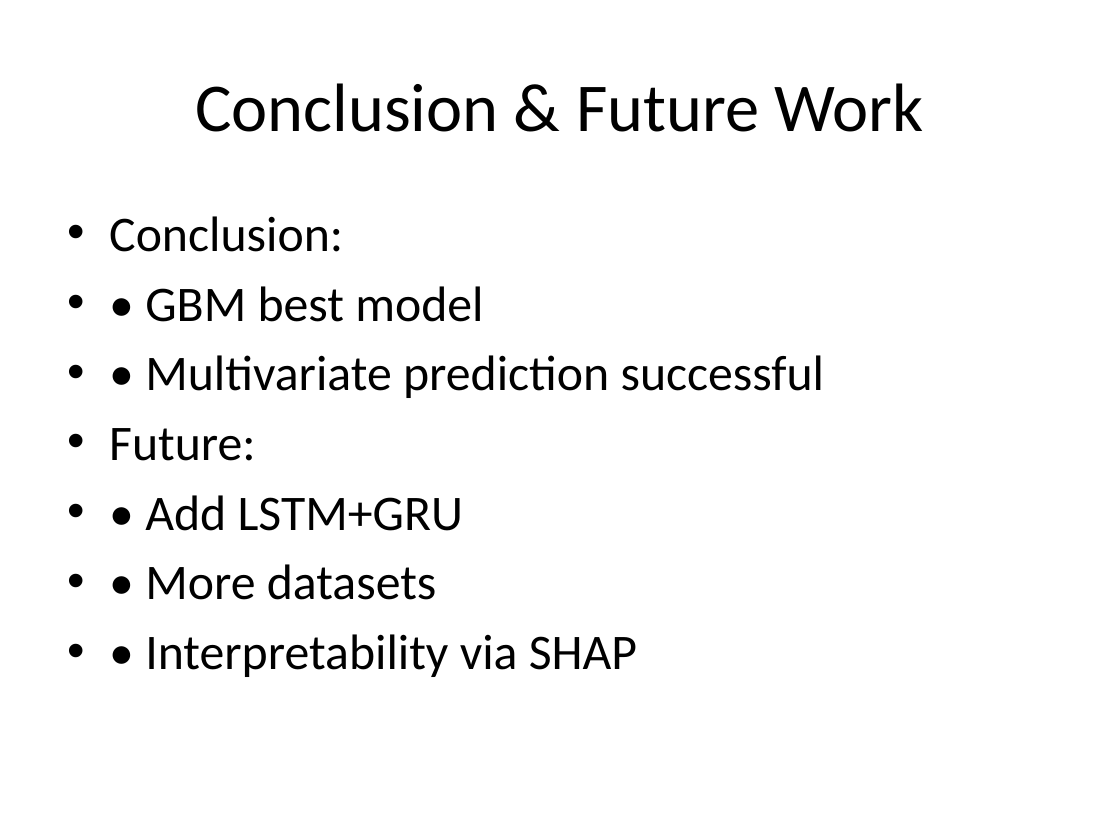
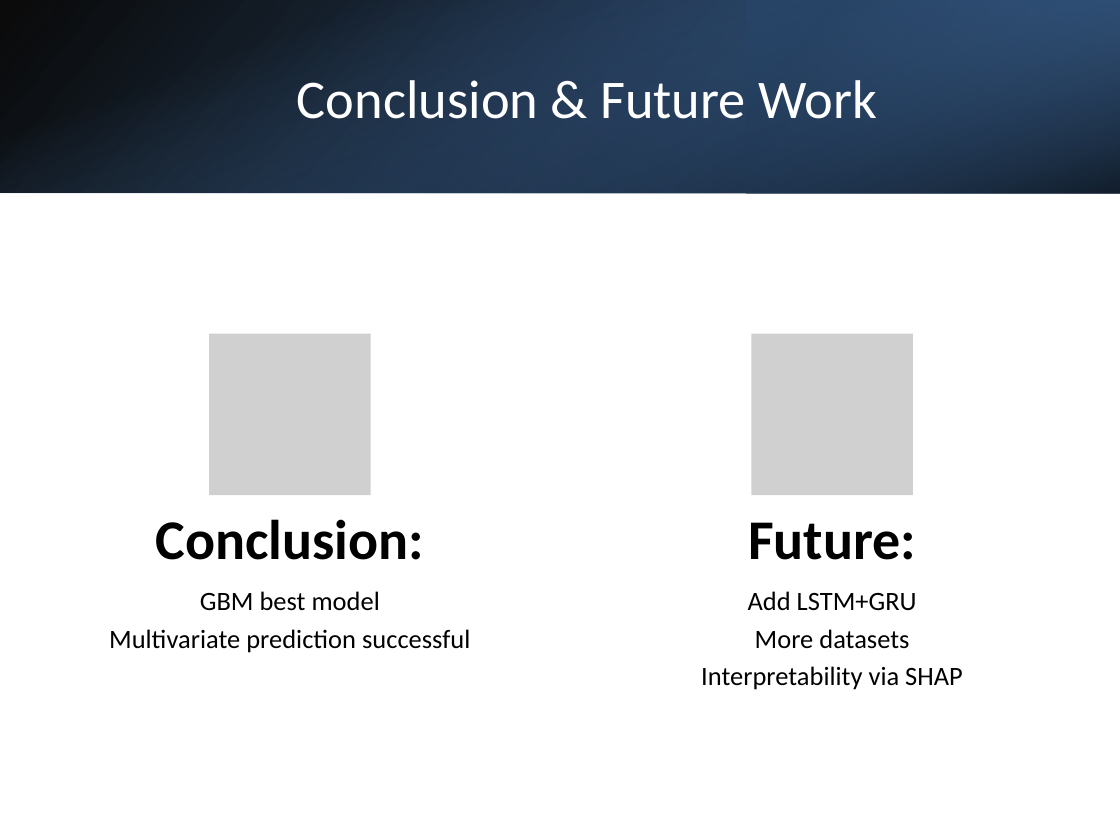
Before and after one commit to ansmalik67/multimodal-glucose-forecasting, a slide deck: slide 15 of Final_Glycaemic_Project_Presentation.pptx (slide 13 before the commit). Drawn at 1120x840 pixels with LibreOffice and Linux fonts; fonts in the diff are those of the drawing; grey boxes stand for pictures. Boxes give left, top, right and bottom in pixels: in the first picture for what was removed or moved away, otherwise in the second. Text is boxed around its words. In the diff, an @@ line names an element or a change of style, - is before the commit and + after.

```diff
--- a/Final_Glycaemic_Project_Presentation.pptx
+++ b/Final_Glycaemic_Project_Presentation.pptx
@@ rectangle added at bbox=[0, 0, 1120, 193], fill gradient #000000 to #376092 @@
@@ rectangle added at bbox=[0, 0, 1120, 193], fill gradient #4F81BD to #000000 @@
@@ rectangle added at bbox=[747, 0, 1120, 193], fill gradient #254061 to #4F81BD @@
@@ title "Conclusion & Future Work": place and size @@
-title "Conclusion & Future Work" at bbox=[195, 83, 924, 132]
+title "Conclusion & Future Work" at bbox=[297, 80, 877, 119]
@@ title "Conclusion & Future Work" at bbox=[297, 80, 877, 119]: size 44 to 35 pt, text colour #000000 to #FFFFFF @@
@@ text removed at bbox=[109, 216, 825, 677] @@
-• Conclusion:
-• • GBM best model
-• • Multivariate prediction successful
-• Future:
-• • Add LSTM+GRU
-• • More datasets
-• • Interpretability via SHAP
@@ group added at bbox=[109, 334, 963, 690]: 4 texts, 2 pictures @@
+Conclusion:
+GBM best model
+Multivariate prediction successful
+Future:
+Add LSTM+GRU
+More datasets
+Interpretability via SHAP
```
Also in this commit, not shown: 13 other slides changed, 2 slides added, 1 other file.
